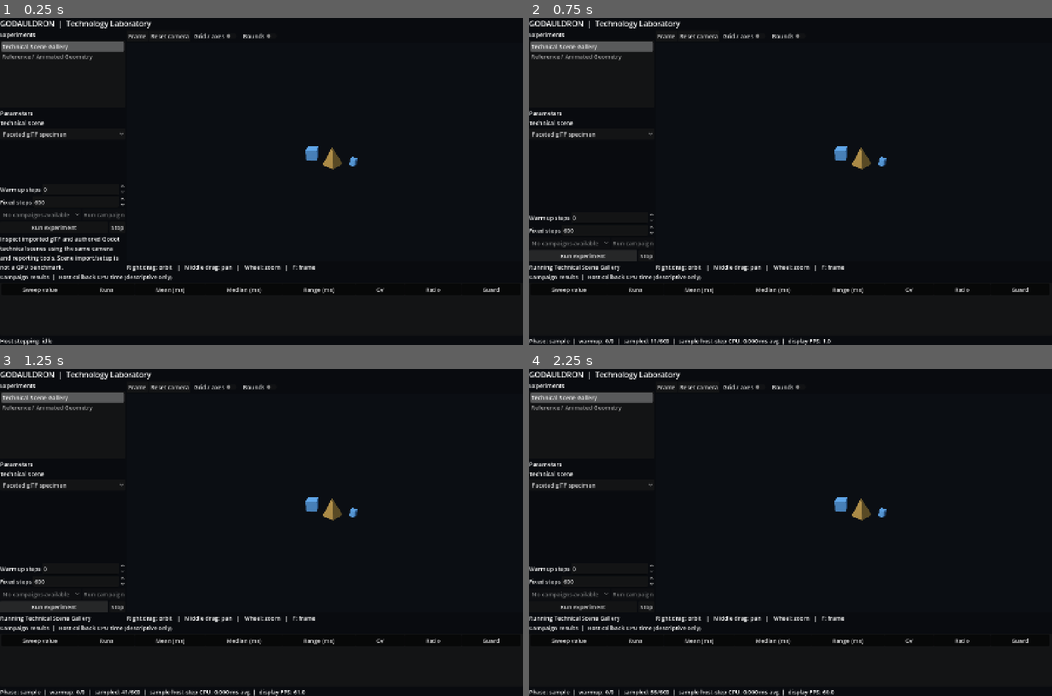
Above: before the commit, frames 1-4 (two rows, left to right).
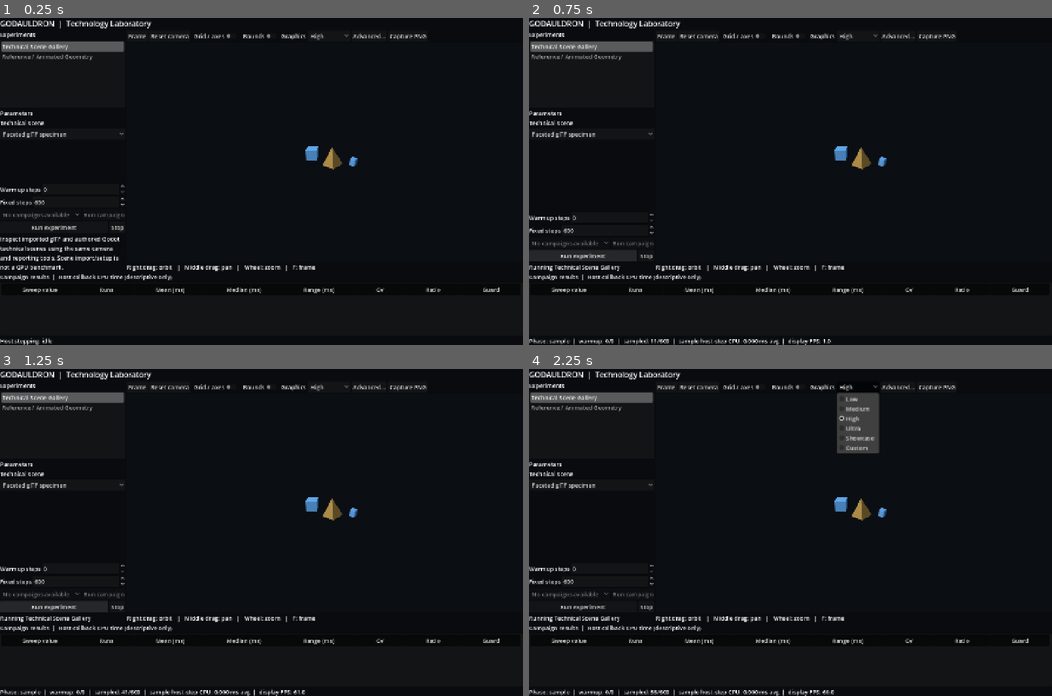
Above: after the commit, the same moments.

Repository: thomthehound/Godauldron
Game: Godot game, scene res://scenes/main.tscn
Same seed, same stepped clock (60 frames per second), same inputs: the game is played once before the commit and once after it.
Inputs (mouse positions are in pixels of both pictures, inside the frame that each line leads up to):
- Up to frame 1 (0.25 s): no input
- Up to frame 2 (0.75 s): click "Run experiment" at 0.5 s
- Up to frame 3 (1.25 s): no input
- Up to frame 4 (2.25 s): click "Run experiment" at 1.25 s; click (858, 388) at 2 s, where only the run after the commit has a clickable "High"

The runs differ from the first frame. In frame 1, 0.2% of the frame differs, in the area x 53-82%, y 4-46%; in frame 2, 0.2%; in frame 3, 0.2%; in frame 4, 1.7%.
Error after the commit: Invalid assignment of property or key 'disabled' with value of type 'bool' on a base object of type 'SpinBox'. (res://scripts/laboratory.gd:327)

Commit message:
Expose graphics presets, advanced viewport settings and PNG capture

Diff:
--- a/scripts/laboratory.gd
+++ b/scripts/laboratory.gd
@@ -10,6 +10,8 @@
 const CAMPAIGN_ROOT := "res://campaigns"
 const InspectionCamera = preload("res://scripts/inspection_camera.gd")
 const InspectionOverlay = preload("res://scripts/inspection_overlay.gd")
+const GraphicsSettings = preload("res://scripts/graphics_settings.gd")
+const ImageCapture = preload("res://scripts/image_capture.gd")
 
 var _experiments: Array[Dictionary] = []
 var _manifest: Dictionary = {}
@@ -17,6 +19,14 @@
 var _active_scene: Node = null
 var _viewport: SubViewport
 var _viewport_container: SubViewportContainer
+var _quality_picker: OptionButton
+var _graphics_advanced: GridContainer
+var _graphics_inputs: Dictionary = {}
+var _graphics_values: Dictionary = GraphicsSettings.PROFILES["High"].duplicate(true)
+var _graphics_owned: PackedStringArray = PackedStringArray()
+var _graphics_run_snapshot: Dictionary = {}
+var _capture_sequence: int = 0
+var _capture_directory: String = "user://captures"
 var _camera_inspector: RefCounted = null
 var _inspection_overlay: Node3D
 var _inspection_bounds: AABB
@@ -169,6 +179,34 @@
 	bounds_button.text = "Bounds"
 	bounds_button.toggled.connect(_toggle_inspection_bounds)
 	toolbar.add_child(bounds_button)
+	var quality_label := Label.new()
+	quality_label.text = "Graphics"
+	toolbar.add_child(quality_label)
+	_quality_picker = OptionButton.new()
+	for preset in ["Low", "Medium", "High", "Ultra", "Showcase", "Custom"]:
+		_quality_picker.add_item(preset)
+	_quality_picker.select(2)
+	_quality_picker.item_selected.connect(_on_quality_selected)
+	toolbar.add_child(_quality_picker)
+	var advanced_button := Button.new()
+	advanced_button.text = "Advanced…"
+	advanced_button.pressed.connect(func() -> void: _graphics_advanced.visible = not _graphics_advanced.visible)
+	toolbar.add_child(advanced_button)
+	var capture_button := Button.new()
+	capture_button.text = "Capture PNG"
+	capture_button.pressed.connect(_capture_screenshot)
+	toolbar.add_child(capture_button)
+
+	_graphics_advanced = GridContainer.new()
+	_graphics_advanced.columns = 2
+	_graphics_advanced.visible = false
+	viewer.add_child(_graphics_advanced)
+	_add_quality_number("scaling_3d_scale", "3D render scale", 0.5, 2.0, 0.05)
+	_add_quality_choice("msaa_3d", "Geometry MSAA", ["Off", "2×", "4×", "8×"])
+	_add_quality_choice("screen_space_aa", "Screen-space AA", ["Off", "FXAA"])
+	_add_quality_boolean("use_taa", "Temporal AA")
+	_add_quality_boolean("use_debanding", "Debanding")
+	_add_quality_number("positional_shadow_atlas_size", "Local shadow atlas", 0, 16384, 1024)
 
 	_viewport = SubViewport.new()
 	_viewport.size = Vector2i(960, 720)
@@ -186,6 +224,7 @@
 	_inspection_overlay = InspectionOverlay.new()
 	_inspection_overlay.name = "InspectionOverlay"
 	_viewport.add_child(_inspection_overlay)
+	_apply_graphics()
 	var hint := Label.new()
 	hint.text = "Right drag: orbit   |   Middle drag: pan   |   Wheel: zoom   |   F: frame"
 	viewer.add_child(hint)
@@ -208,6 +247,141 @@
 	_telemetry = Label.new()
 	_telemetry.text = "Host stepping: idle"
 	root.add_child(_telemetry)
+
+
+func _add_quality_number(key: String, label_text: String, minimum: float, maximum: float, step: float) -> void:
+	var label := Label.new()
+	label.text = label_text
+	_graphics_advanced.add_child(label)
+	var input := SpinBox.new()
+	input.min_value = minimum
+	input.max_value = maximum
+	input.step = step
+	input.size_flags_horizontal = Control.SIZE_EXPAND_FILL
+	input.value_changed.connect(_on_quality_number_changed.bind(key))
+	_graphics_advanced.add_child(input)
+	_graphics_inputs[key] = input
+
+
+func _add_quality_choice(key: String, label_text: String, options: Array[String]) -> void:
+	var label := Label.new()
+	label.text = label_text
+	_graphics_advanced.add_child(label)
+	var input := OptionButton.new()
+	for text_value in options:
+		input.add_item(text_value)
+	input.item_selected.connect(_on_quality_option_changed.bind(key))
+	_graphics_advanced.add_child(input)
+	_graphics_inputs[key] = input
+
+
+func _add_quality_boolean(key: String, label_text: String) -> void:
+	var label := Label.new()
+	label.text = label_text
+	_graphics_advanced.add_child(label)
+	var input := CheckBox.new()
+	input.toggled.connect(_on_quality_boolean_changed.bind(key))
+	_graphics_advanced.add_child(input)
+	_graphics_inputs[key] = input
+
+
+func _on_quality_selected(index: int) -> void:
+	if index >= GraphicsSettings.PROFILES.size():
+		return
+	if _has_active_run():
+		_finish_run(false)
+	_graphics_values = GraphicsSettings.PROFILES[_quality_picker.get_item_text(index)].duplicate(true)
+	_apply_graphics()
+
+
+func _on_quality_number_changed(value: float, key: String) -> void:
+	_change_graphics_value(key, value if key == "scaling_3d_scale" else int(value))
+
+
+func _on_quality_option_changed(value: int, key: String) -> void:
+	_change_graphics_value(key, value)
+
+
+func _on_quality_boolean_changed(value: bool, key: String) -> void:
+	_change_graphics_value(key, value)
+
+
+func _change_graphics_value(key: String, value: Variant) -> void:
+	if GraphicsSettings.is_owned(key, _graphics_owned):
+		return
+	if _has_active_run():
+		_finish_run(false)
+	_graphics_values[key] = value
+	_quality_picker.select(5)
+	_apply_graphics()
+
+
+func _apply_graphics() -> void:
+	if _viewport == null:
+		return
+	_graphics_owned = GraphicsSettings.owned_keys(_active_scene, _manifest)
+	GraphicsSettings.apply(_viewport, _graphics_values, _graphics_owned)
+	for key in _graphics_inputs:
+		var input: Control = _graphics_inputs[key]
+		input.set_block_signals(true)
+		input.disabled = GraphicsSettings.is_owned(key, _graphics_owned)
+		input.tooltip_text = "Controlled by the experiment" if input.disabled else ""
+		var current: Variant = _viewport.get(key)
+		if input is SpinBox:
+			(input as SpinBox).value = float(current)
+		elif input is OptionButton:
+			(input as OptionButton).select(int(current))
+		else:
+			(input as CheckBox).button_pressed = bool(current)
+		input.set_block_signals(false)
+
+
+func _capture_screenshot() -> void:
+	if _active_scene == null:
+		return
+	var source_scene: Node = _active_scene
+	# Godot's viewport texture can be empty/stale before rendering completes.
+	await RenderingServer.frame_post_draw
+	if not is_instance_valid(source_scene) or _active_scene != source_scene:
+		_status.text = "Capture cancelled: scene changed"
+		return
+	var view_texture: ViewportTexture = _viewport.get_texture()
+	if view_texture == null:
+		_status.text = "Capture failed: viewport has no texture"
+		return
+	var rendered: Image = view_texture.get_image()
+	_capture_sequence += 1
+	var stem: String = "capture_%s_p%d_%d" % [
+		Time.get_datetime_string_from_system().replace(":", "-"),
+		OS.get_process_id(), _capture_sequence
+	]
+	var metadata := {
+		"format_version": 1,
+		"experiment_id": String(_manifest.get("id", "")),
+		"parameters": _collect_parameters(),
+		"graphics": GraphicsSettings.read(_viewport, GraphicsSettings.owned_keys(_active_scene, _manifest)),
+		"inspection": {
+			"grid_overlay": _inspection_grid_enabled,
+			"bounds_overlay": _inspection_bounds_enabled,
+			"camera_manipulated": _camera_manipulated
+		},
+		"engine": Engine.get_version_info(),
+		"os": OS.get_name(),
+		"timestamp": Time.get_datetime_string_from_system()
+	}
+	var camera: Camera3D = _viewport.get_camera_3d()
+	if camera != null:
+		metadata["camera"] = {
+			"position": [camera.global_position.x, camera.global_position.y, camera.global_position.z],
+			"rotation_degrees": [camera.global_rotation_degrees.x, camera.global_rotation_degrees.y, camera.global_rotation_degrees.z],
+			"projection": camera.projection,
+			"fov": camera.fov
+		}
+	var result: Dictionary = ImageCapture.write_image(rendered, _capture_directory, stem, metadata)
+	if not bool(result["ok"]):
+		_status.text = "Capture failed: " + String(result["error"])
+	else:
+		_status.text = "Image captured: " + String(result["image"])
 
 
 func _discover() -> void:
@@ -291,6 +465,7 @@
 	_viewport.add_child(_active_scene)
 	_preview_active_scene()
 	_bind_inspection()
+	_apply_graphics()
 	_status.text = String(_manifest.get("description", _manifest["display_name"]))
 	_discover_campaigns()
 
@@ -463,6 +638,7 @@
 		int(next_case["warmup_steps"]), int(next_case["sample_steps"]), FIXED_STEP)
 	# Setup can change scene bounds between campaign cases.
 	_update_inspection_bounds()
+	_graphics_run_snapshot = GraphicsSettings.read(_viewport, GraphicsSettings.owned_keys(_active_scene, _manifest))
 	_accumulator = 0.0
 	_status.text = "Campaign case %d, repetition %d" % [
 		int(next_case["case_index"]) + 1, int(next_case["repetition"]) + 1
@@ -539,6 +715,7 @@
 		int(_warmup_steps.value), int(_run_steps.value), FIXED_STEP
 	)
 	_update_inspection_bounds()
+	_graphics_run_snapshot = GraphicsSettings.read(_viewport, GraphicsSettings.owned_keys(_active_scene, _manifest))
 	_accumulator = 0.0
 	_status.text = "Running %s" % String(_manifest["display_name"])
 	_update_telemetry()
@@ -583,6 +760,7 @@
 	if not completed:
 		finished_run.cancel()
 	var report: Dictionary = finished_run.make_report(String(_manifest["id"]))
+	report["graphics"] = _graphics_run_snapshot.duplicate(true)
 	report["inspection"] = {
 		"grid_overlay": _inspection_grid_enabled,
 		"bounds_overlay": _inspection_bounds_enabled,
